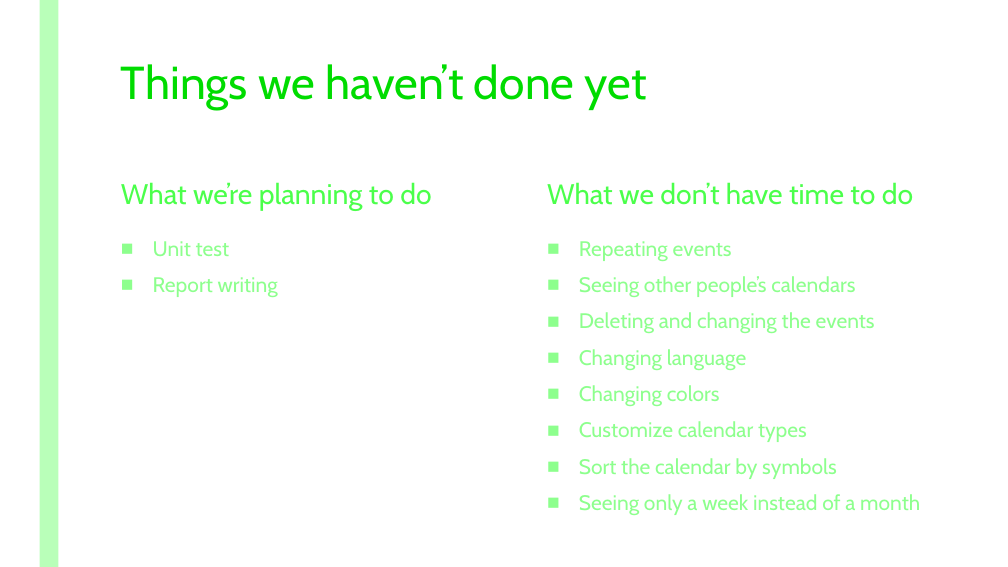
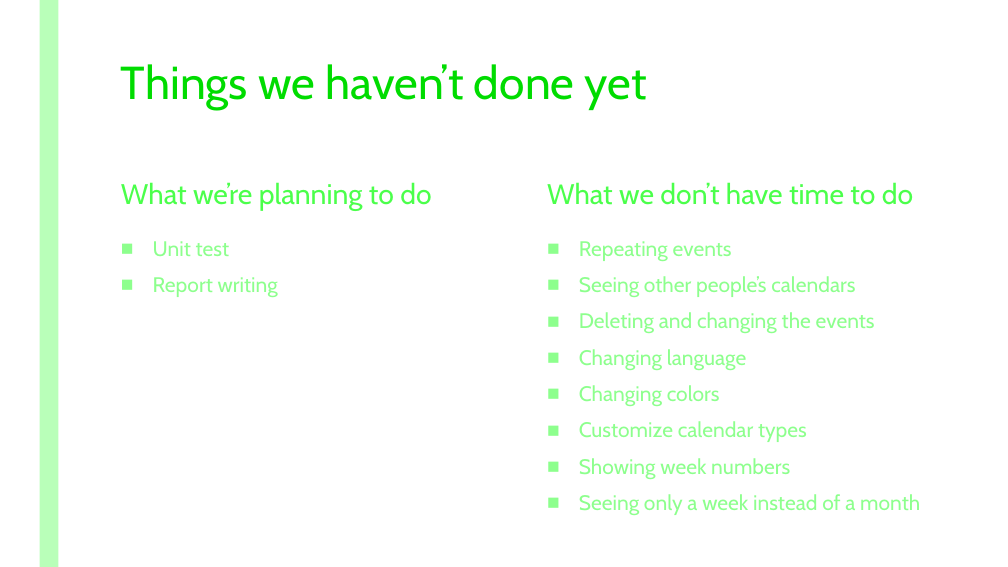
Before and after one commit to KatarinaHF/ProjektApp, a slide deck: slide 6 of CalendarApp_Powerpoint.pptx. Drawn at 1008x567 pixels with LibreOffice and Linux fonts; fonts in the diff are those of the drawing. Boxes give left, top, right and bottom in pixels: in the first picture for what was removed or moved away, otherwise in the second. Text is boxed around its words. In the diff, an @@ line names an element or a change of style, - is before the commit and + after.

Commit message:
minor

```diff
--- a/CalendarApp_Powerpoint.pptx
+++ b/CalendarApp_Powerpoint.pptx
@@ text at [579,458,790,479]: text changed @@
-■ Sort the calendar by symbols
+■ Showing week numbers
```
